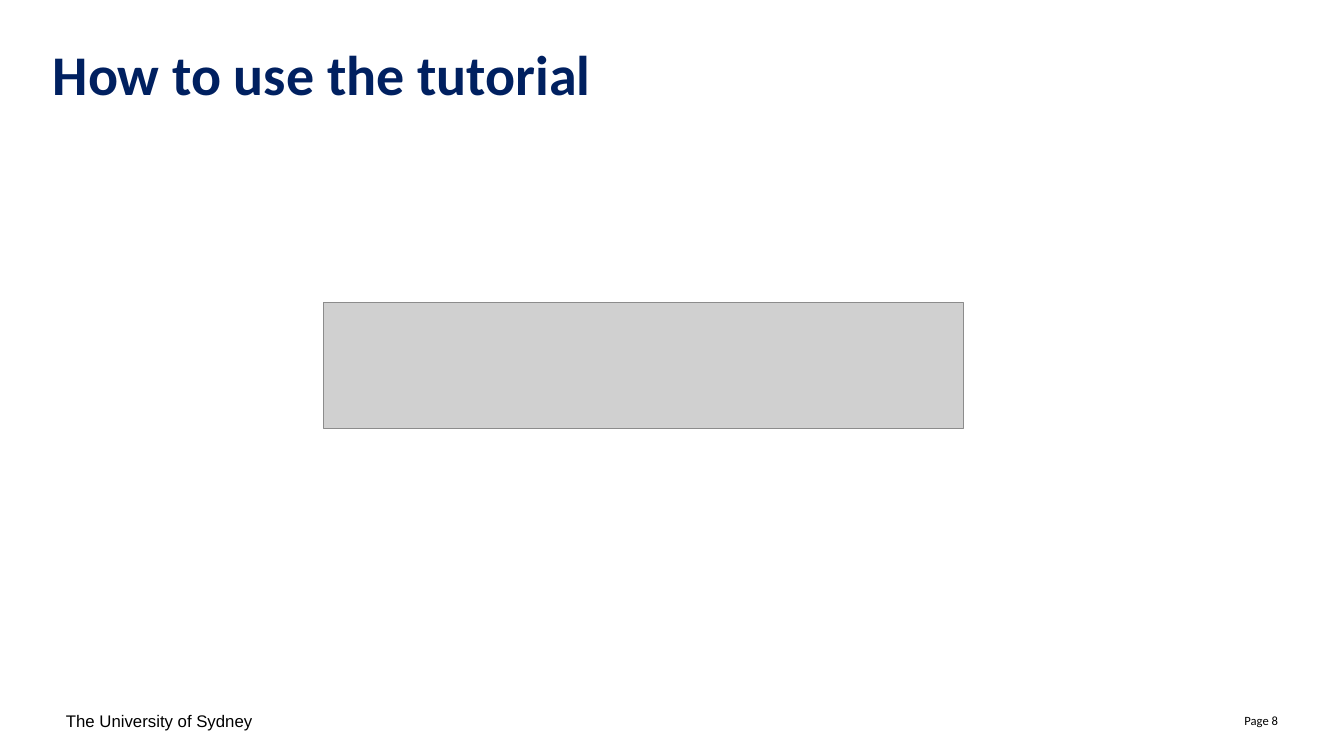
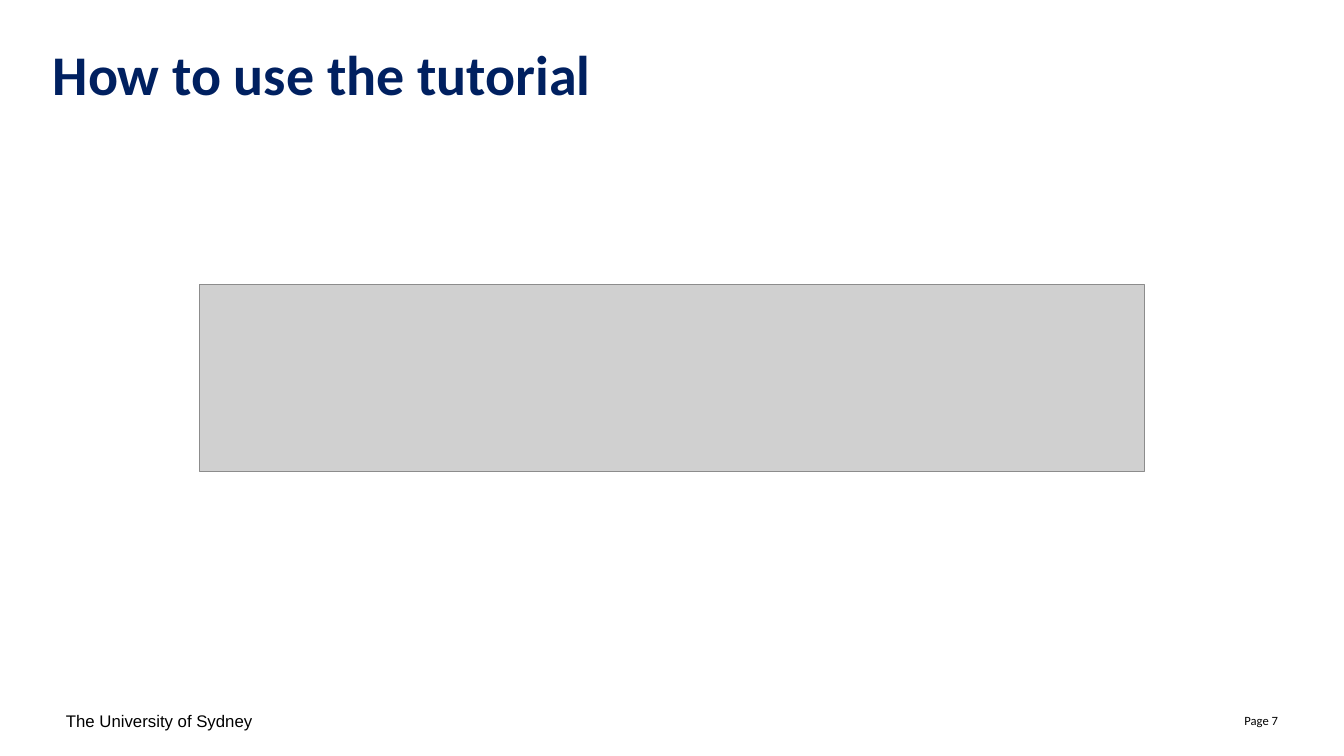
Before and after one commit to Sydney-Informatics-Hub/Module3R, a slide deck: slide 7 of slides/Module3R.pptx (slide 8 before the commit). Drawn at 1344x756 pixels with LibreOffice and Linux fonts; fonts in the diff are those of the drawing; grey boxes stand for pictures. Boxes give left, top, right and bottom in pixels: in the first picture for what was removed or moved away, otherwise in the second. Text is boxed around its words. In the diff, an @@ line names an element or a change of style, - is before the commit and + after.

```diff
--- a/slides/Module3R.pptx
+++ b/slides/Module3R.pptx
@@ picture: place and size @@
-picture at [324,302,964,429]
+picture at [200,285,1145,472]
@@ page number at [1244,717,1278,727]: text changed @@
-Page 8
+Page 7
```
Also in this commit, not shown: 2 other slides changed, 1 slide added, 1 slide removed.
